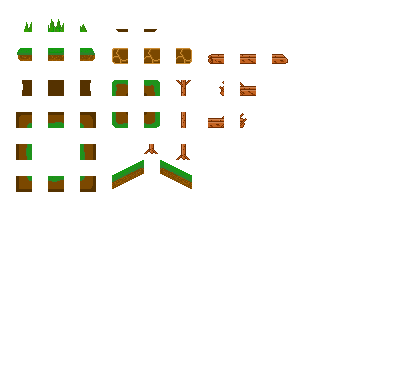
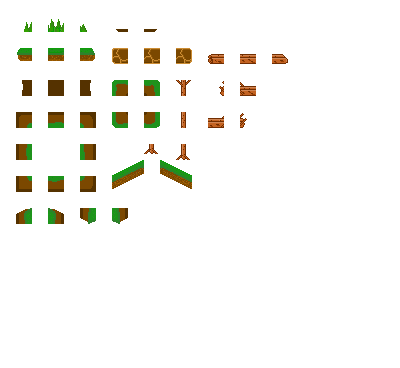
Revision of a layered 400 × 368 image; what changed, layer by layer:
painted on "リリース" over [16, 208, 128, 224]
